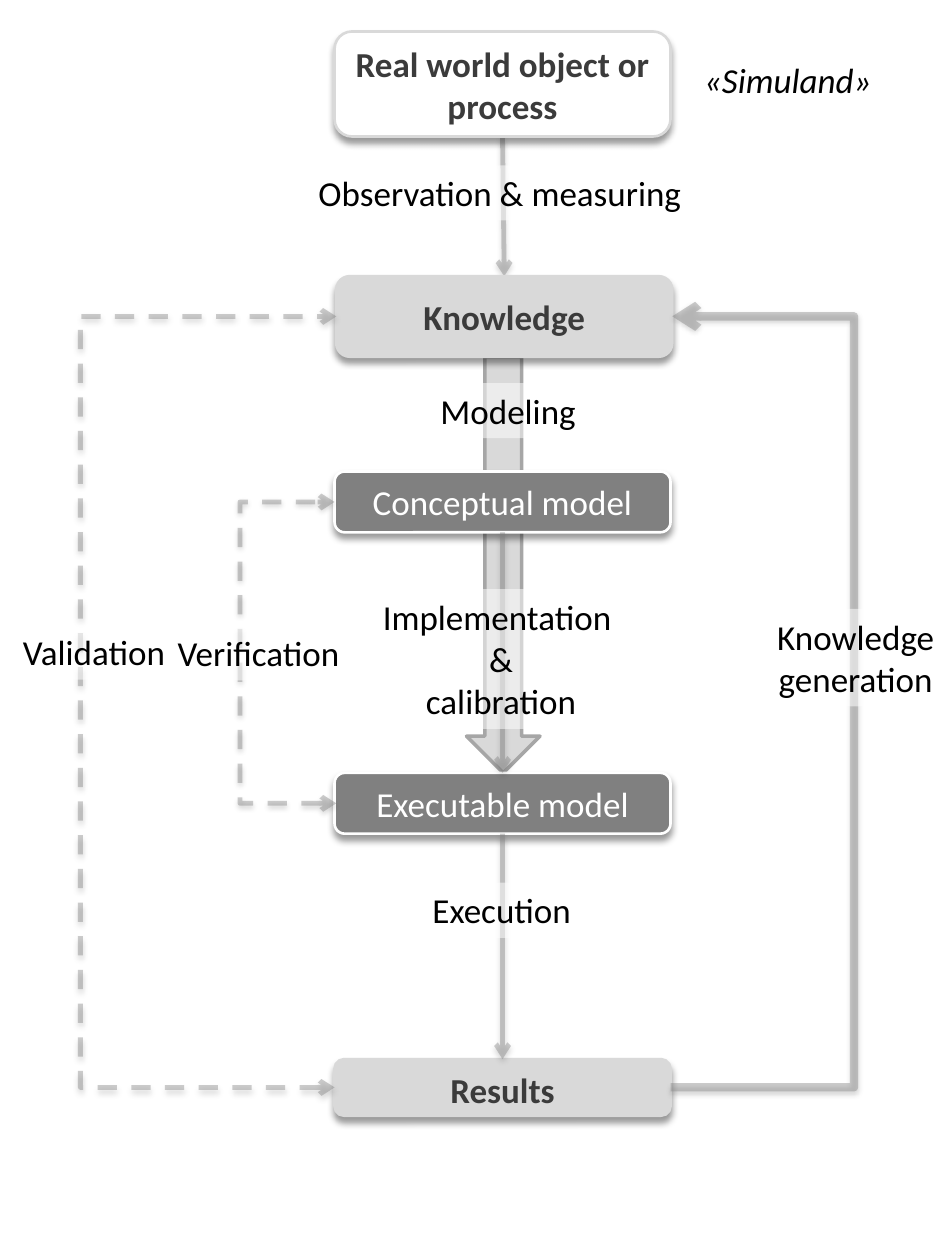
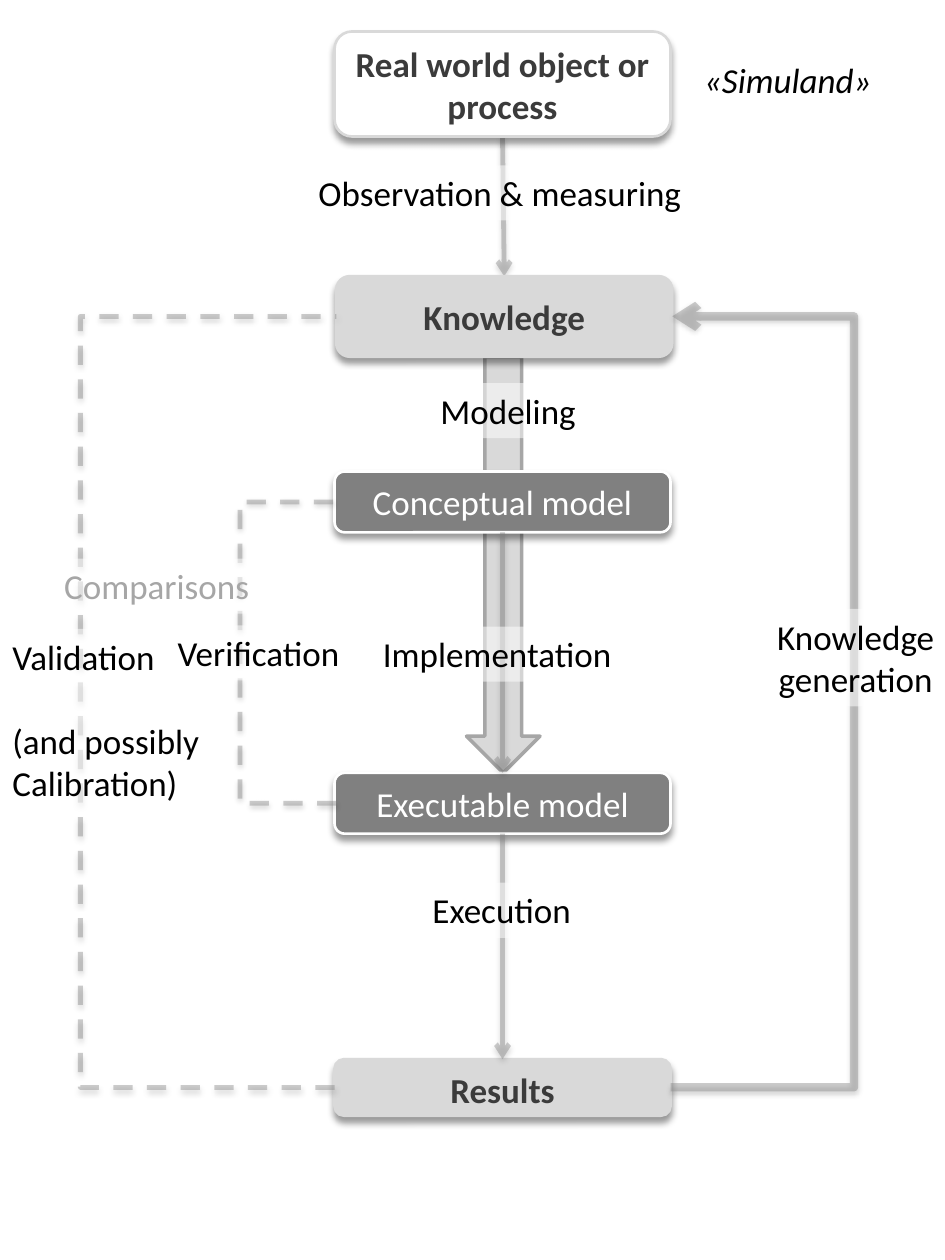
Before and after one commit to sashigurram/book, a slide deck: slide 1 of using/figures/modeling.pptx. Drawn at 945x1260 pixels with LibreOffice and Linux fonts; fonts in the diff are those of the drawing. Boxes give left, top, right and bottom in pixels: in the first picture for what was removed or moved away, otherwise in the second. Text is boxed around its words. In the diff, an @@ line names an element or a change of style, - is before the commit and + after.

```diff
--- a/using/figures/modeling.pptx
+++ b/using/figures/modeling.pptx
@@ elbow double arrow (335, 1087) - (336, 316): elbow double arrow to elbow line @@
@@ elbow double arrow (336, 804) - (335, 501): elbow double arrow to elbow line @@
@@ text added at [64,575,249,605], 20 pt, text #A6A6A6 @@
+Comparisons
@@ text "Validation": place and size @@
-text "Validation" at [23,640,165,666]
+text "Validation" at [12,645,199,801]
@@ text "Implementation": place and size @@
-text "Implementation" at [383,601,611,723]
+text "Implementation" at [383,638,611,676]
@@ text at [426,685,576,723]: paragraphs removed @@
-&
-calibration
@@ text at [12,728,199,801]: paragraphs added @@
+(and possibly
+Calibration)
```
Also in this commit, not shown: 2 other files.
